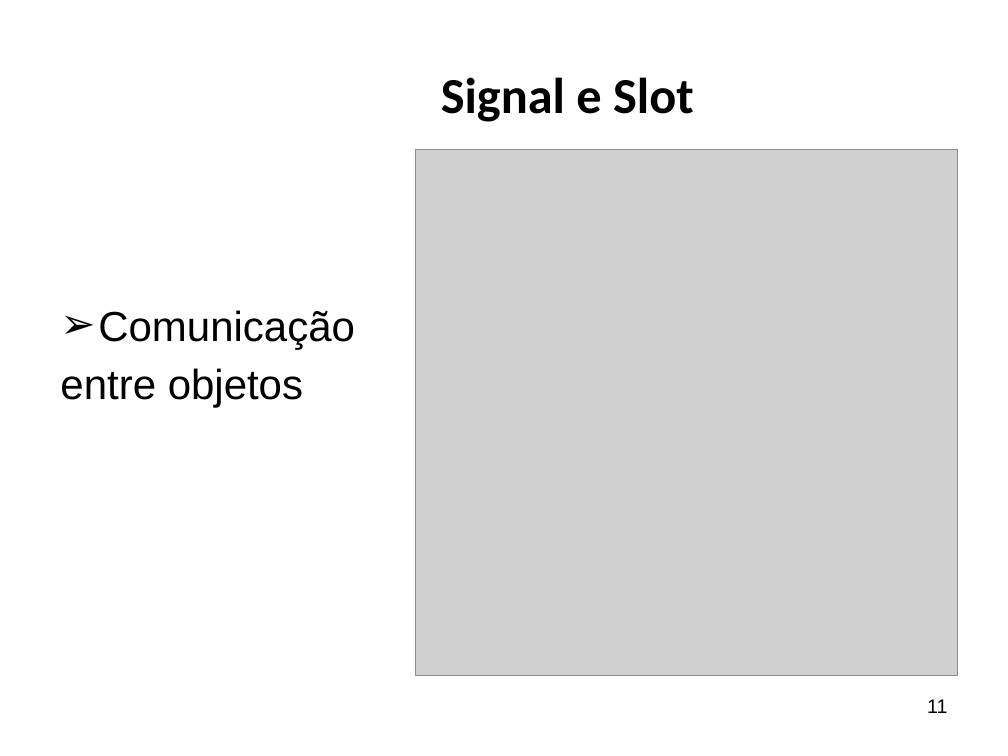
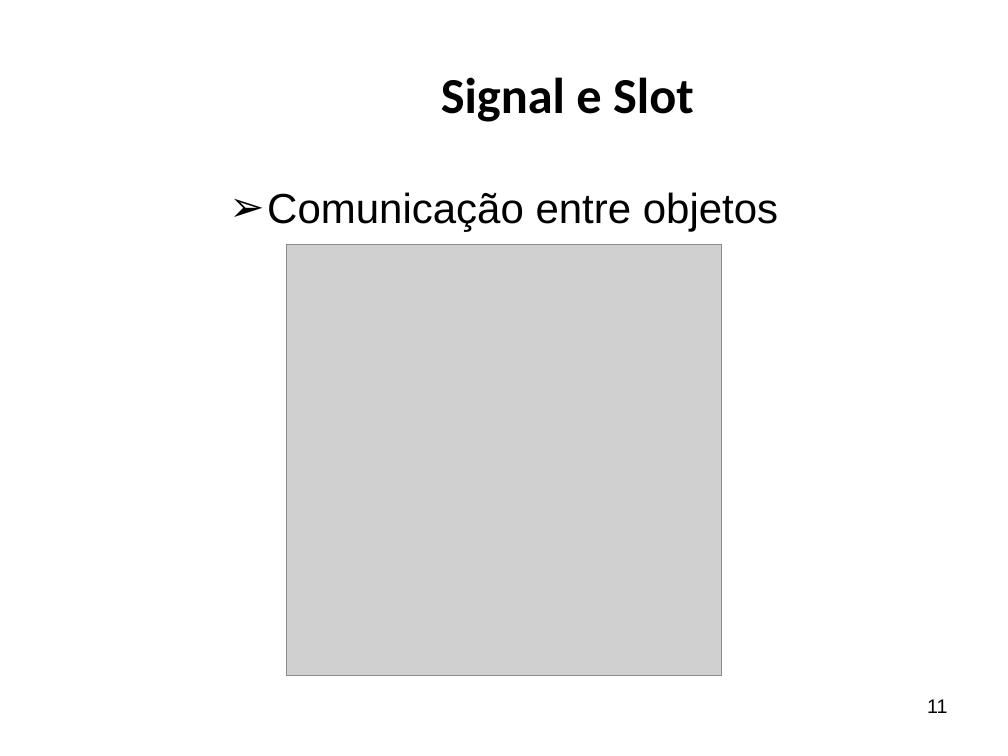
Before and after one commit to ricardopetrere/TCC_FTT, a slide deck: slide 11 of documentos/Apresentação Banca.pptx. Drawn at 1008x756 pixels with LibreOffice and Linux fonts; fonts in the diff are those of the drawing; grey boxes stand for pictures; background and template pictures are left out. Boxes give left, top, right and bottom in pixels: in the first picture for what was removed or moved away, otherwise in the second. Text is boxed around its words. In the diff, an @@ line names an element or a change of style, - is before the commit and + after.

```diff
--- a/documentos/Apresentação Banca.pptx
+++ b/documentos/Apresentação Banca.pptx
@@ picture removed at box(415, 149, 958, 675) @@
@@ text at box(267, 192, 778, 231): text changed @@
-➢ Comunicação
-entre objetos
+➢ Comunicação entre objetos
@@ picture added at box(286, 245, 721, 675) @@
```
Also in this commit, not shown: 1 other slide changed, 3 other files.
